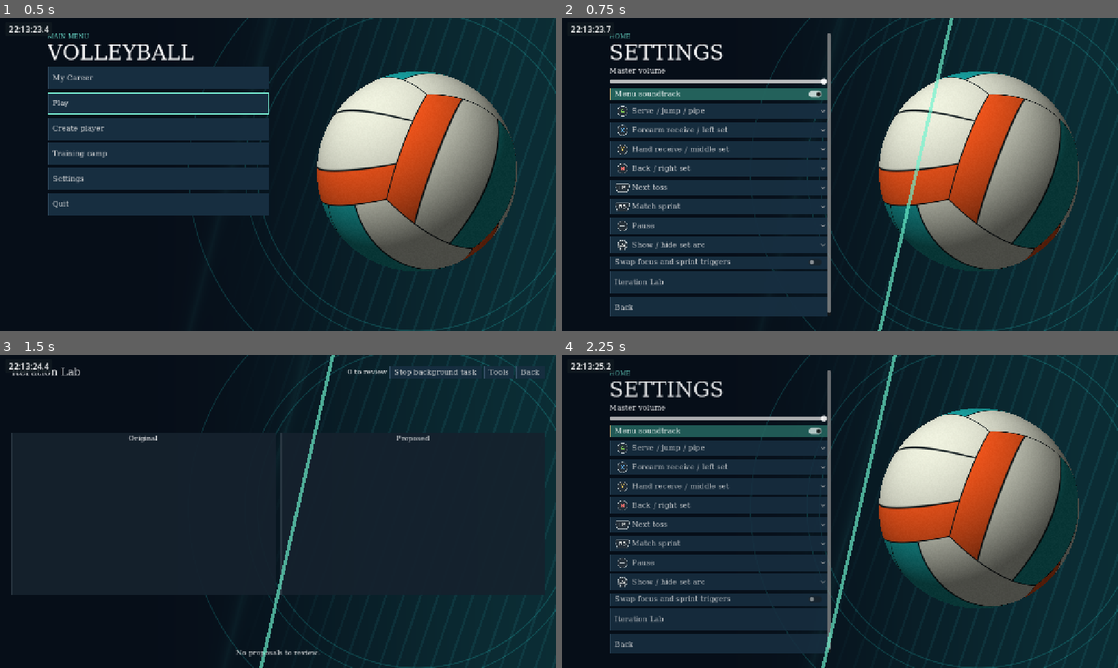
Above: before the commit, frames 1-4 (two rows, left to right).
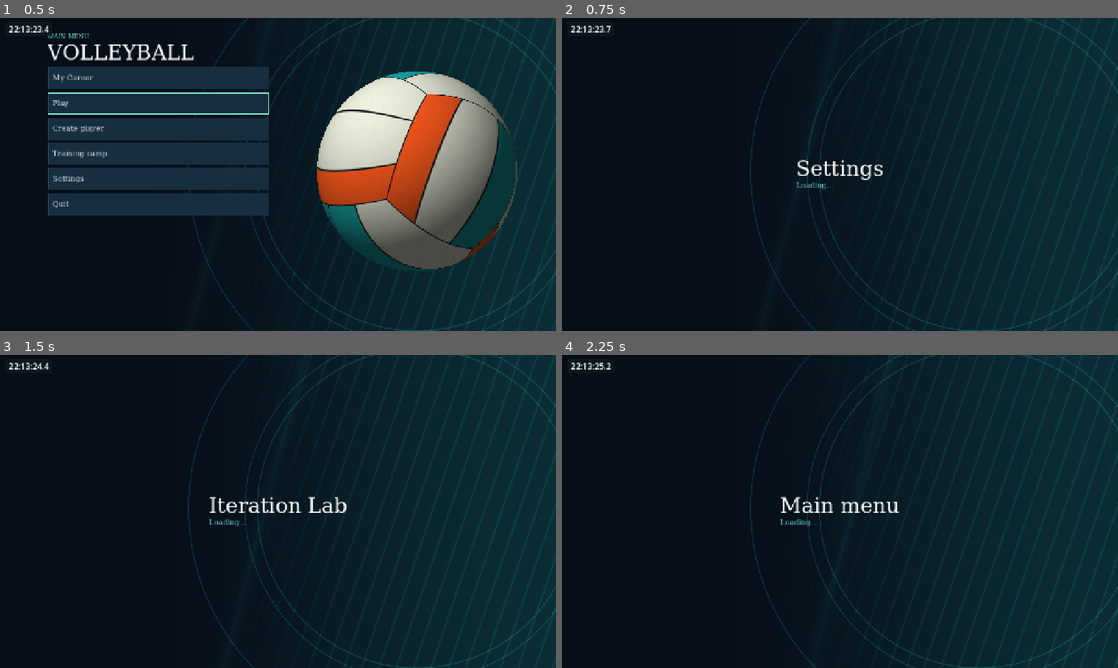
Above: after the commit, the same moments.

Repository: foreandr/volleyball
Game: Godot game, scene res://scenes/main.tscn
Same seed, same stepped clock (60 frames per second), same inputs: the game is played once before the commit and once after it. Sound files missing from this copy of the repository are replaced by a short silence.
Inputs:
- Up to frame 1 (0.5 s): no input
- Up to frame 2 (0.75 s): click "Settings" at 0.5 s
- Up to frame 3 (1.5 s): click "Iteration Lab" at 1.25 s
- Up to frame 4 (2.25 s): click "Back" at 2 s

Frame 1 is identical in both runs. In frame 2, 42% of the frame differs, in the area x 8-93%, y 0-100%; in frame 3, 2.2%; in frame 4, 42%.

Commit message:
Fade the loading overlay into the prepared court and menu

Diff:
--- a/assets/menu/court_identity.gdshader
+++ b/assets/menu/court_identity.gdshader
@@ -36,5 +36,5 @@
 	}
 	float sweep=exp(-70.*abs(p.x+p.y*.26-mod(TIME*.11,2.4)+.65));
 	base+=vec3(.012,.043,.038)*sweep;
-	COLOR=vec4(base,1.);
+	COLOR=vec4(base,COLOR.a);
 }
--- a/scripts/menu_presentation.gd
+++ b/scripts/menu_presentation.gd
@@ -170,6 +170,7 @@
 
 func show_loading(destination: String) -> void:
 	loading_screen = ColorRect.new()
+	loading_screen.modulate.a = 0.
 	loading_screen.color = Color("112433")
 	loading_screen.process_mode = Node.PROCESS_MODE_ALWAYS
 	overlay.add_child(loading_screen)
@@ -198,7 +199,13 @@
 	if DisplayServer.get_name() != "headless":
 		await RenderingServer.frame_post_draw
 
+func fade_loading(alpha: float, seconds: float) -> void:
+	var fade := create_tween().set_pause_mode(Tween.TWEEN_PAUSE_PROCESS).set_ignore_time_scale(true)
+	fade.tween_property(loading_screen,"modulate:a",alpha,seconds).set_trans(Tween.TRANS_SINE).set_ease(Tween.EASE_IN_OUT)
+	await fade.finished
+
 func close_loading() -> void:
+	await fade_loading(0.,.38)
 	loading_screen.hide()
 	loading_screen.queue_free()
 	loading_screen = null
@@ -206,6 +213,7 @@
 func load_stage(destination: String, build: Callable) -> void:
 	if is_instance_valid(loading_screen): return
 	show_loading(destination)
+	await fade_loading(1.,.18)
 	await painted()
 	if build.is_valid(): build.call()
 	await painted()
@@ -216,6 +224,7 @@
 	var key := path.get_file().get_basename()
 	var names := {"main":"Main menu","story":"My Career","drills":"Training camp","create":"Create player","setter_tryout":"Setter tryout","story_animations":"Court session"}
 	show_loading(names.get(key,key.capitalize()))
+	await fade_loading(1.,.18)
 	await painted()
 	var error := ResourceLoader.load_threaded_request(path,"PackedScene")
 	if error == OK:
